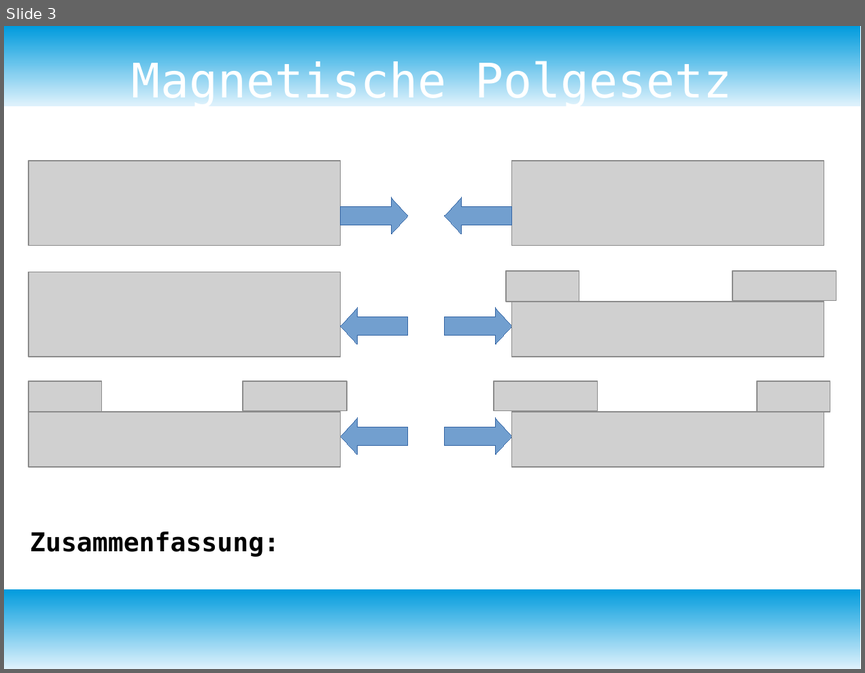
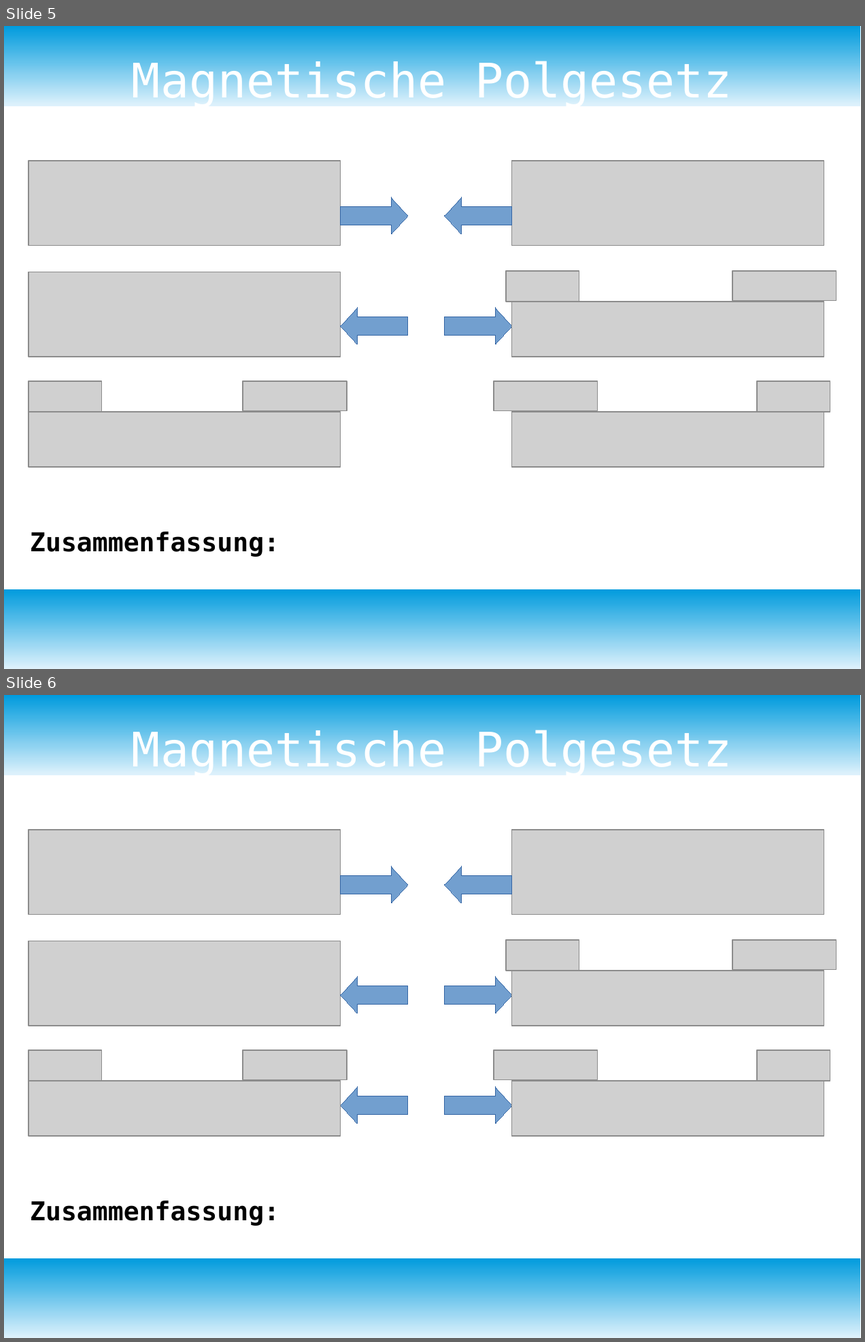
Before and after one commit to bearums/teaching, a slide deck: B5/physik/D12/2)Elektromagnetismus/03_Magnetfeld/Pres.odp. Shown one above the other, each under a label of ours: slide 3 before the commit, slides 5 and 6 after it. The pictures are 865x673 and 865x1342 pixels, drawn with LibreOffice and Linux fonts; fonts in the diff are those of the drawing; grey boxes stand for pictures. Boxes give left, top, right and bottom in pixels: in the first picture for what was removed or moved away, otherwise in the second. Text is boxed around its words. In the diff, an @@ line names an element or a change of style, - is before the commit and + after.

```diff
--- a/B5/physik/D12/2)Elektromagnetismus/03_Magnetfeld/Pres.odp
+++ b/B5/physik/D12/2)Elektromagnetismus/03_Magnetfeld/Pres.odp
@@ slide 5 added at bbox=[4, 26, 861, 669], background #FFFFFF; not listed: 2 template elements that a slide beside it also shows @@
@@ title added at bbox=[132, 59, 732, 108], 44 pt, text #FFFFFF @@
+Magnetische Polgesetz
@@ picture added at bbox=[28, 161, 341, 245] @@
@@ picture added at bbox=[513, 161, 825, 245] @@
@@ right arrow added at bbox=[341, 197, 409, 233], fill #729FCF, outline #3465A4 0 pt @@
@@ right arrow added at bbox=[445, 197, 513, 233], fill #729FCF, outline #3465A4 0 pt @@
@@ picture added at bbox=[28, 271, 341, 356] @@
@@ picture added at bbox=[507, 271, 579, 301] @@
@@ picture added at bbox=[732, 271, 837, 301] @@
@@ right arrow added at bbox=[341, 308, 409, 344], fill #729FCF, outline #3465A4 0 pt @@
@@ right arrow added at bbox=[445, 308, 513, 344], fill #729FCF, outline #3465A4 0 pt @@
@@ picture added at bbox=[513, 301, 825, 356] @@
@@ picture added at bbox=[28, 382, 101, 412] @@
@@ picture added at bbox=[243, 382, 347, 411] @@
@@ picture added at bbox=[494, 382, 598, 411] @@
@@ picture added at bbox=[757, 382, 830, 412] @@
@@ picture added at bbox=[28, 412, 341, 467] @@
@@ picture added at bbox=[513, 412, 825, 467] @@
@@ text added at bbox=[30, 531, 279, 556], 24 pt, text #000000, bold @@
+Zusammenfassung:
@@ what was slide 3 is now slide 6 @@
```
Also in this commit, not shown: 3 slides changed, 3 other slides added, 2 slides removed, 3 other files.
